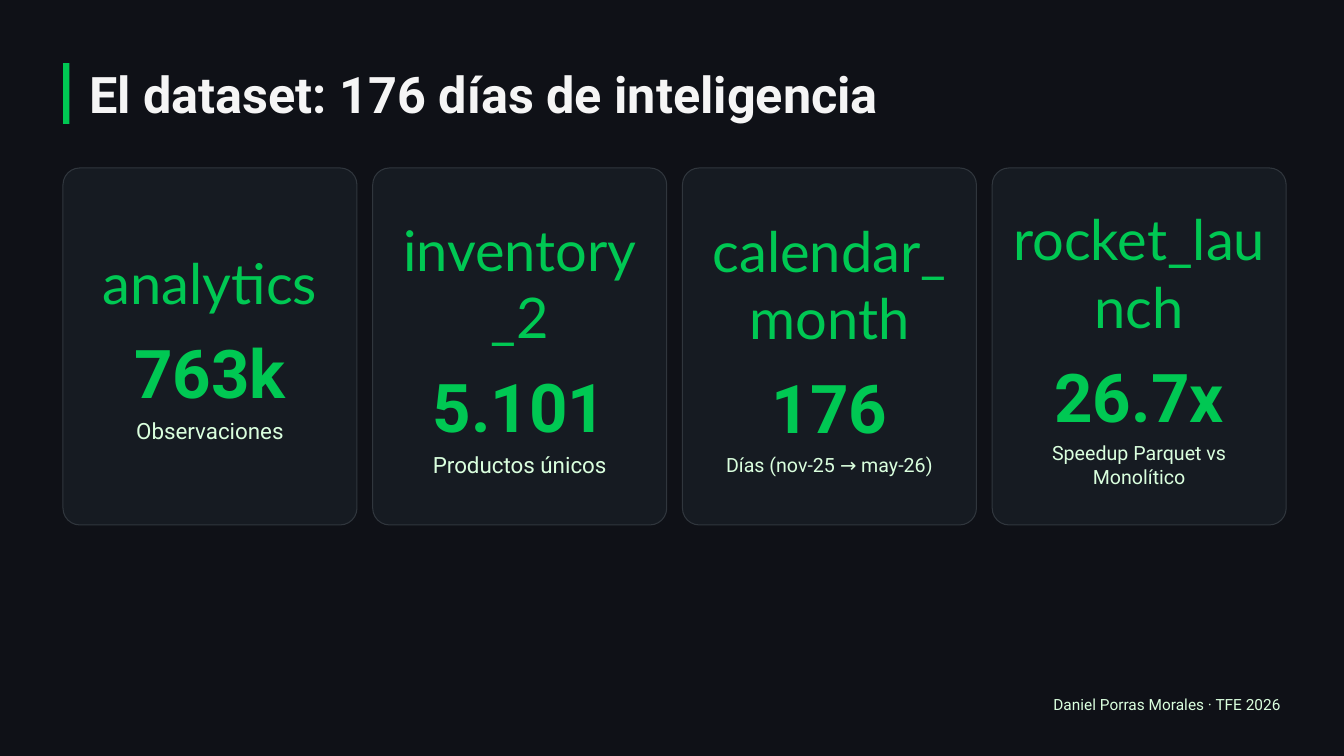
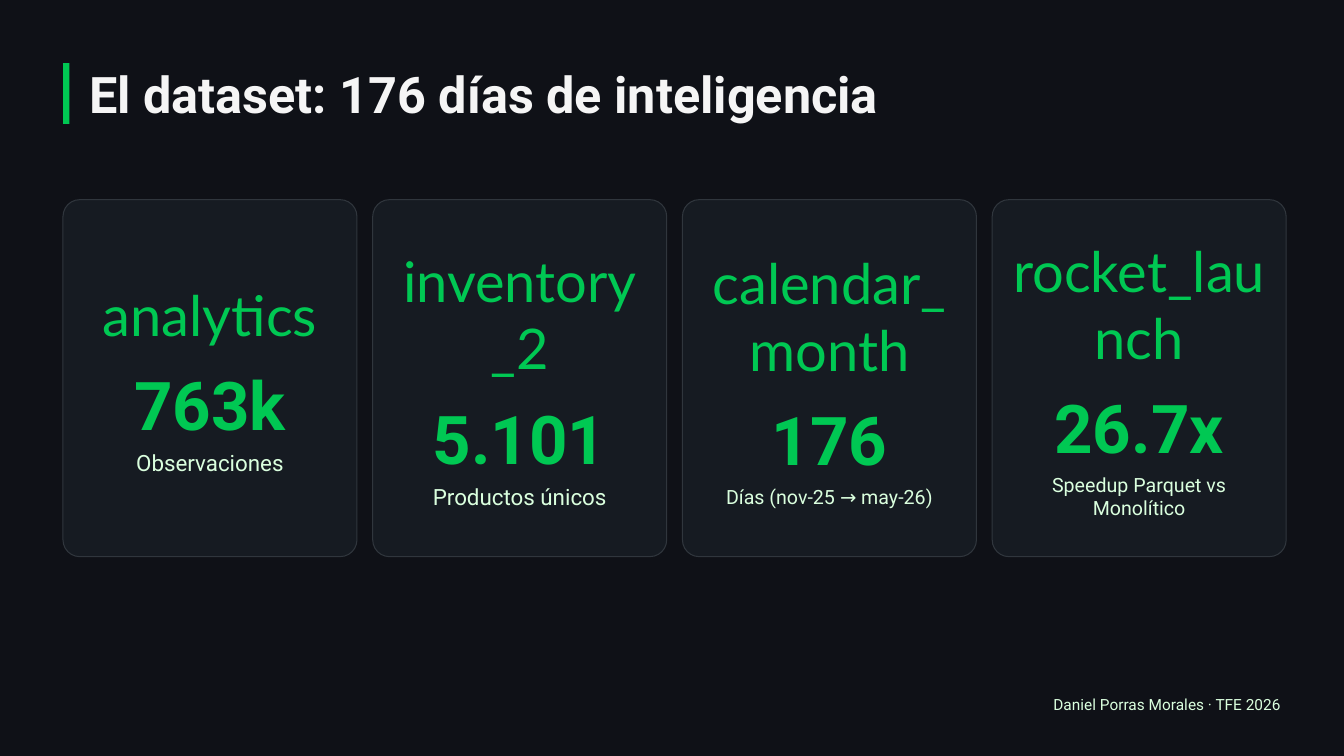
Before and after one commit to DanielPMdev/mercaintelligence, a slide deck: slide 4 of docs/academico/IES Abastos. 2025-26. Presentacion IA & Big Data. 8IA. Daniel.pptx. Drawn at 1344x756 pixels with LibreOffice and Linux fonts; fonts in the diff are those of the drawing; background and template pictures are left out. Boxes give left, top, right and bottom in pixels: in the first picture for what was removed or moved away, otherwise in the second. Text is boxed around its words. In the diff, an @@ line names an element or a change of style, - is before the commit and + after.

```diff
--- a/docs/academico/IES Abastos. 2025-26. Presentacion IA & Big Data. 8IA. Daniel.pptx
+++ b/docs/academico/IES Abastos. 2025-26. Presentacion IA & Big Data. 8IA. Daniel.pptx
@@ 4 texts, 4 rounded rectangles: place and size @@
-4 texts, 4 rounded rectangles at bbox=[63, 168, 1287, 525]
+4 texts, 4 rounded rectangles at bbox=[63, 200, 1287, 557]
```
Also in this commit, not shown: 3 other slides changed, 4 other files.
